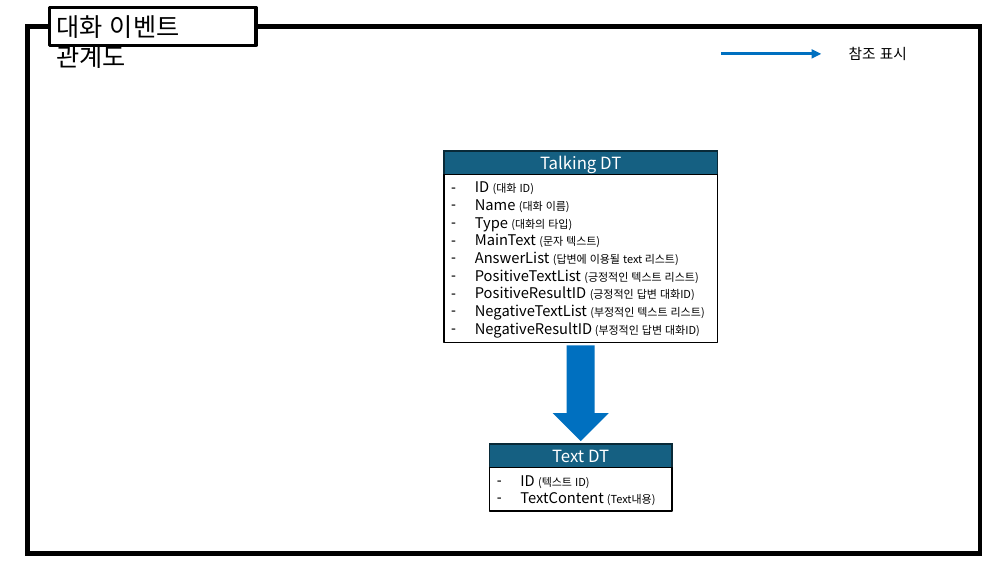
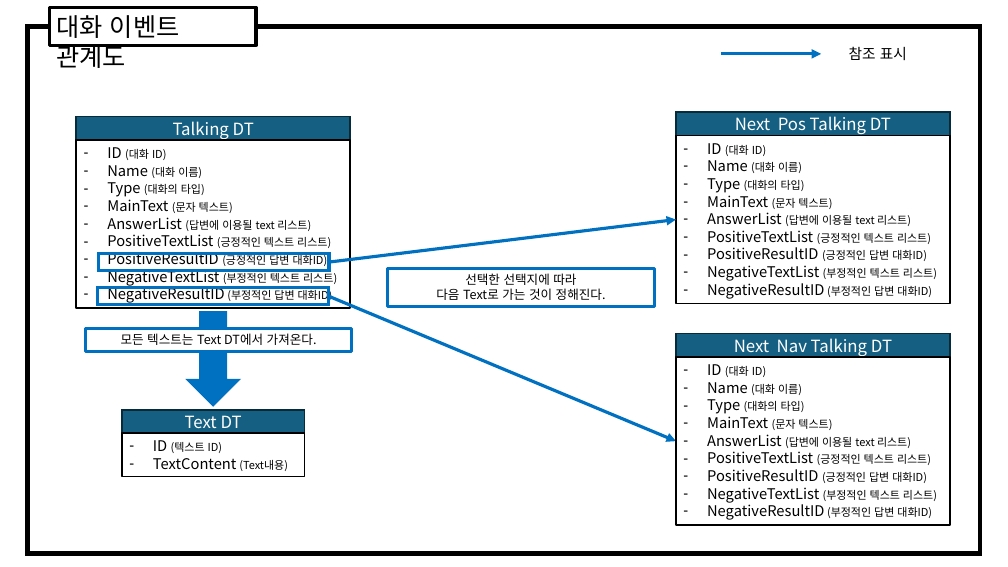
Before and after one commit to weariness00/Mandle_10Minute_Game, a slide deck: slide 6 of document/데이터테이블 문서.pptx. Drawn at 1008x567 pixels with LibreOffice and Linux fonts; fonts in the diff are those of the drawing. Boxes give left, top, right and bottom in pixels: in the first picture for what was removed or moved away, otherwise in the second. Text is boxed around its words. In the diff, an @@ line names an element or a change of style, - is before the commit and + after.

Commit message:
20250212_기획_대화DT
- 대화 데이터 테이블 기획

```diff
--- a/document/데이터테이블 문서.pptx
+++ b/document/데이터테이블 문서.pptx
@@ rectangle added at <box>676,112,950,135</box>, fill #156082, outline #092A39 1.5 pt, 16 pt, text #FFFFFF @@
+Next Pos Talking DT
@@ rectangle added at <box>676,135,950,303</box>, outline #000000 1.5 pt, 14 pt, text #000000 @@
+– ID (대화 ID)
+– Name (대화 이름)
+– Type (대화의 타입)
+– MainText (문자 텍스트)
+– AnswerList (답변에 이용될 text 리스트)
+– PositiveTextList (긍정적인 텍스트 리스트)
+– PositiveResultID (긍정적인 답변 대화ID)
+– NegativeTextList (부정적인 텍스트 리스트)
+– NegativeResultID (부정적인 답변 대화ID)
@@ arrow added from (329, 262) to (676, 219), #0070C0 3 pt @@
@@ rectangle added at <box>98,253,329,271</box>, outline #0070C0 3 pt @@
@@ rectangle added at <box>388,268,655,306</box>, fill #FFFFFF, outline #0070C0 3 pt, 12 pt, text #000000 @@
+선택한 선택지에 따라
+다음 Text로 가는 것이 정해진다.
@@ rectangle added at <box>98,287,329,305</box>, outline #0070C0 3 pt @@
@@ arrow added from (329, 296) to (676, 441), #0070C0 3 pt @@
@@ rectangle added at <box>85,328,352,351</box>, fill #FFFFFF, outline #0070C0 3 pt, 12 pt, text #000000 @@
+모든 텍스트는 Text DT에서 가져온다.
@@ 2 rectangles, 1 down arrow: place and size @@
-2 rectangles, 1 down arrow at <box>444,151,718,442</box>
+2 rectangles, 1 down arrow at <box>76,116,350,407</box>
@@ rectangle added at <box>676,333,950,357</box>, fill #156082, outline #092A39 1.5 pt, 16 pt, text #FFFFFF @@
+Next Nav Talking DT
@@ rectangle added at <box>676,357,950,525</box>, outline #000000 1.5 pt, 14 pt, text #000000 @@
+– ID (대화 ID)
+– Name (대화 이름)
+– Type (대화의 타입)
+– MainText (문자 텍스트)
+– AnswerList (답변에 이용될 text 리스트)
+– PositiveTextList (긍정적인 텍스트 리스트)
+– PositiveResultID (긍정적인 답변 대화ID)
+– NegativeTextList (부정적인 텍스트 리스트)
+– NegativeResultID (부정적인 답변 대화ID)
@@ rectangle "Text DT": place and size @@
-rectangle "Text DT" at <box>489,444,672,467</box>
+rectangle "Text DT" at <box>122,410,305,433</box>
@@ rectangle "ID (텍스트 ID)": place and size @@
-rectangle "ID (텍스트 ID)" at <box>489,468,672,511</box>
+rectangle "ID (텍스트 ID)" at <box>122,433,305,476</box>
```
Also in this commit, not shown: 2 other slides changed, 1 other file.
